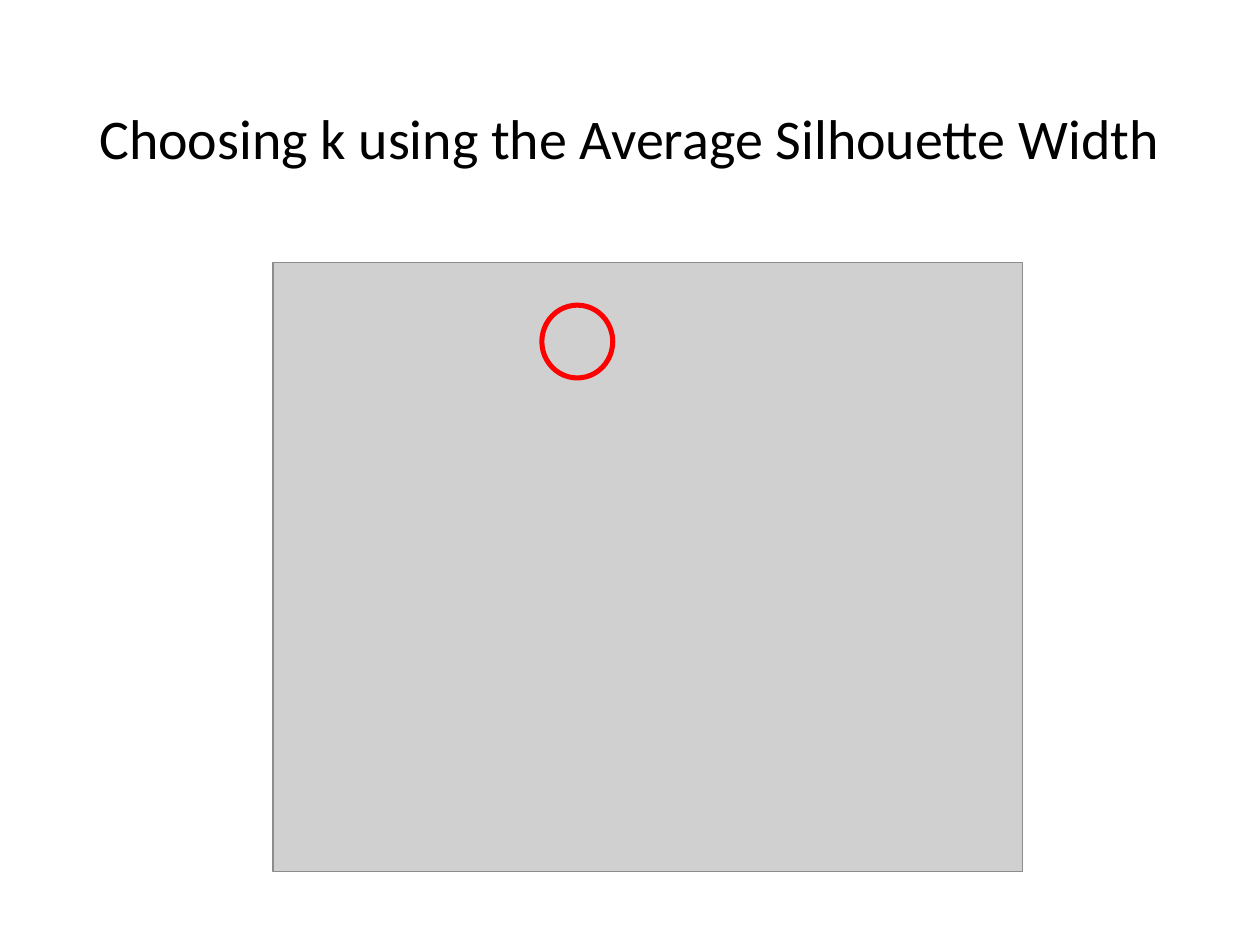
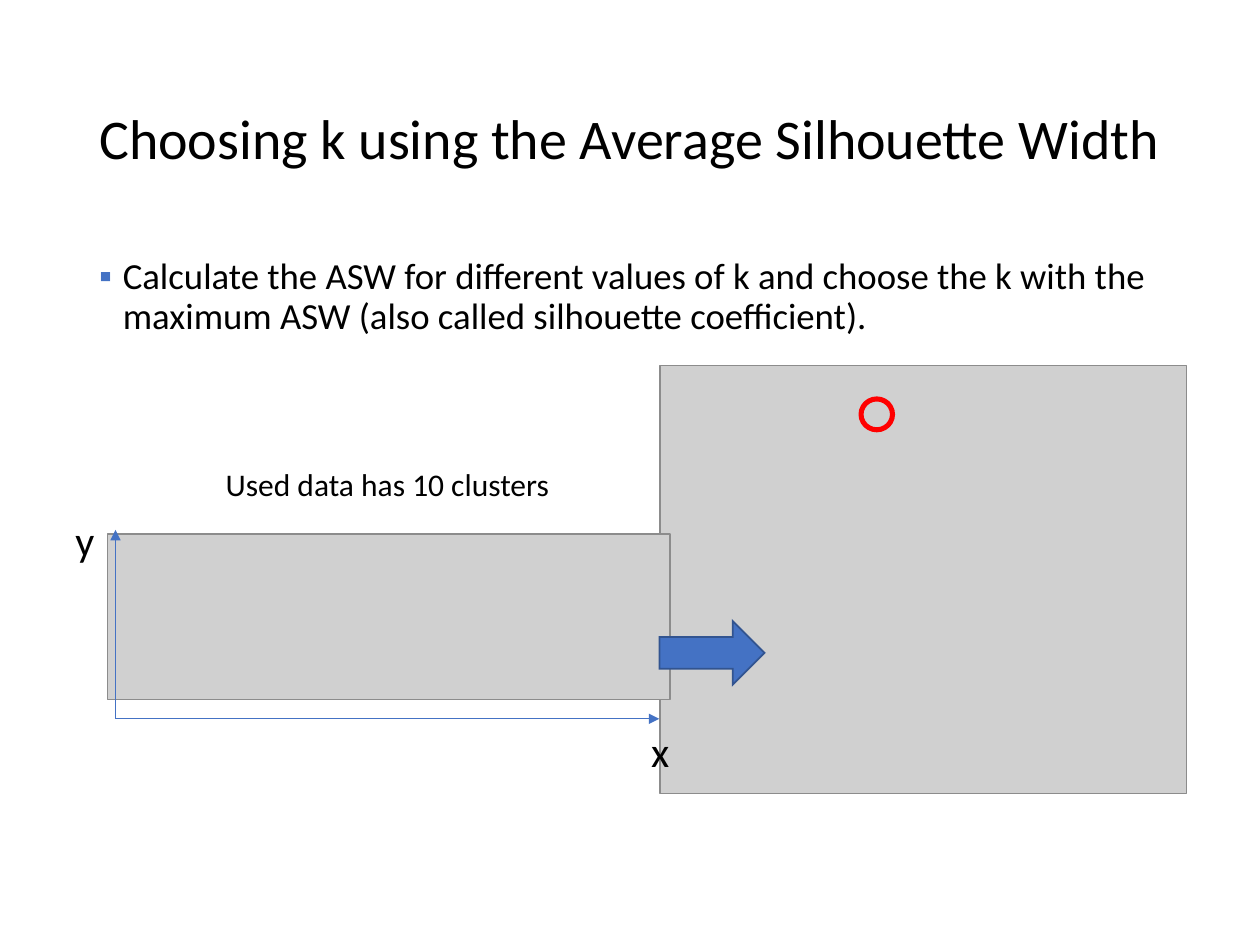
Before and after one commit to mhahsler/Introduction_to_Data_Mining_R_Examples, a slide deck: slide 87 of slides/chap7_basic_cluster_analysis.pptx. Drawn at 1260x945 pixels with LibreOffice and Linux fonts; fonts in the diff are those of the drawing; grey boxes stand for pictures. Boxes give left, top, right and bottom in pixels: in the first picture for what was removed or moved away, otherwise in the second. Text is boxed around its words. In the diff, an @@ line names an element or a change of style, - is before the commit and + after.

```diff
--- a/slides/chap7_basic_cluster_analysis.pptx
+++ b/slides/chap7_basic_cluster_analysis.pptx
@@ text added at [123, 263, 1145, 334], 21 pt, text #000000 @@
+▪ Calculate the ASW for different values of k and choose the k with the maximum ASW (also called silhouette coefficient).
@@ picture: place and size @@
-picture at [273, 262, 1023, 871]
+picture at [660, 365, 1187, 793]
@@ ellipse: place and size @@
-ellipse at [542, 305, 612, 378]
+ellipse at [861, 399, 892, 430]
@@ group added at [75, 474, 670, 778]: 3 texts, 2 arrows, 1 picture @@
+Used data has 10 clusters
+x
+y
@@ right arrow added at [659, 621, 764, 684], fill #4472C4, outline #325491 1 pt @@
```
Also in this commit, not shown: 2 other slides changed, 1 slide added, 1 other file.
